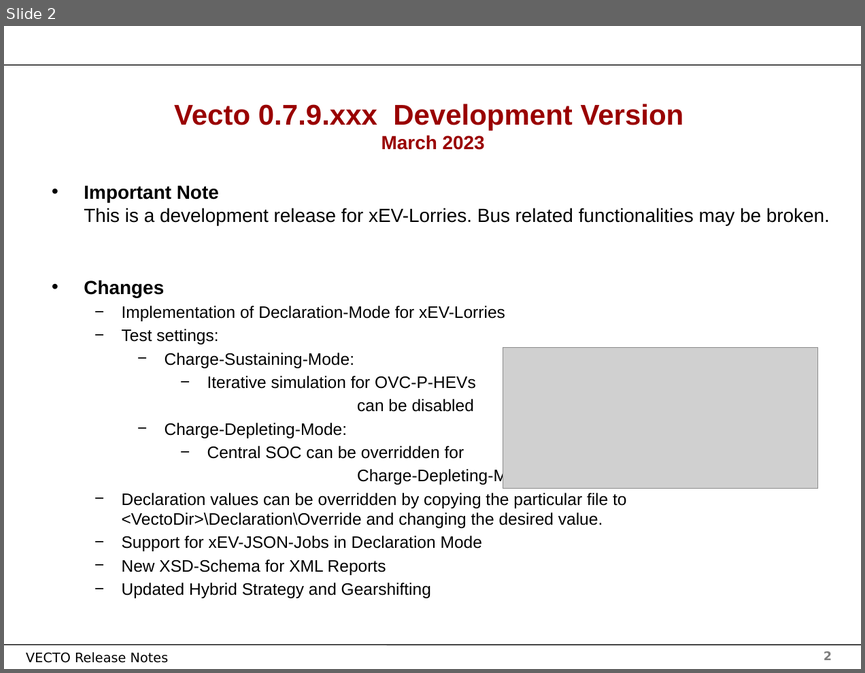
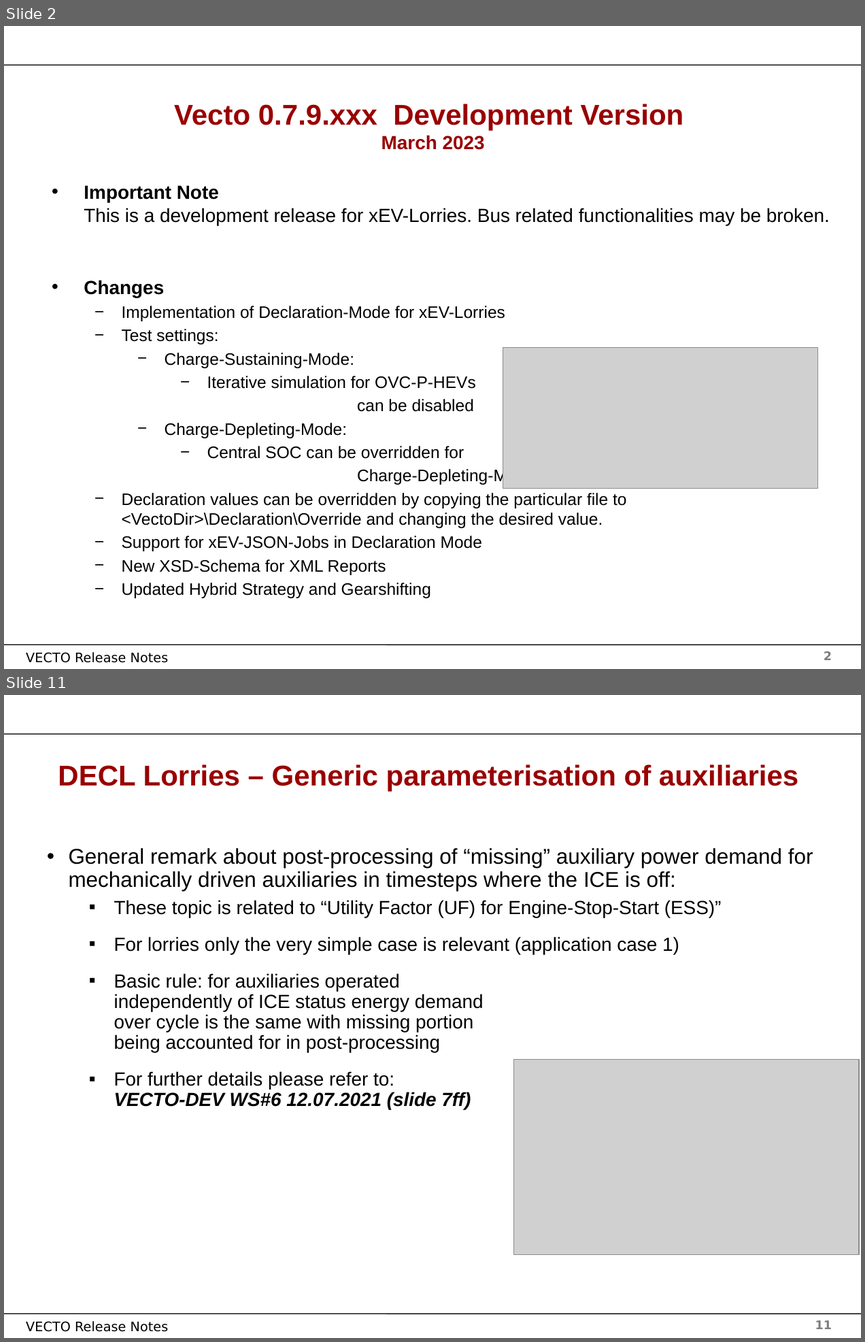
Before and after one commit to tanawadeatharva/BharatVECTO, a slide deck: Documentation/User Manual Source/Release Notes Vecto3.x.pptx. Shown one above the other, each under a label of ours: slide 2 before the commit, slides 2 and 11 after it; the slides between them are not shown. The pictures are 865x673 and 865x1342 pixels, drawn with LibreOffice and Linux fonts; fonts in the diff are those of the drawing; grey boxes stand for pictures; background and template pictures are left out. Boxes give left, top, right and bottom in pixels: in the first picture for what was removed or moved away, otherwise in the second. Text is boxed around its words. In the diff, an @@ line names an element or a change of style, - is before the commit and + after.

```diff
--- a/Documentation/User Manual Source/Release Notes Vecto3.x.pptx
+++ b/Documentation/User Manual Source/Release Notes Vecto3.x.pptx
@@ slide 11 added at [4,695,861,1338], background #FFFFFF; not listed: 4 template elements that a slide beside it also shows @@
@@ title added at [58,764,798,791], 24 pt, text #990000, bold @@
+DECL Lorries – Generic parameterisation of auxiliaries
@@ text added at [68,848,813,1110], 16 pt, text #000000 @@
+• General remark about post-processing of “missing” auxiliary power demand for mechanically driven auxiliaries in timesteps where the ICE is off:
+  ▪ These topic is related to “Utility Factor (UF) for Engine-Stop-Start (ESS)”
+  ▪ For lorries only the very simple case is relevant (application case 1)
+  ▪ Basic rule: for auxiliaries operated
+    independently of ICE status energy demand
+    over cycle is the same with missing portion
+    being accounted for in post-processing
+  ▪ For further details please refer to:
+    VECTO-DEV WS#6 12.07.2021 (slide 7ff)
@@ picture added at [514,1059,859,1255] @@
```
Also in this commit, not shown: 29 other slides added.
